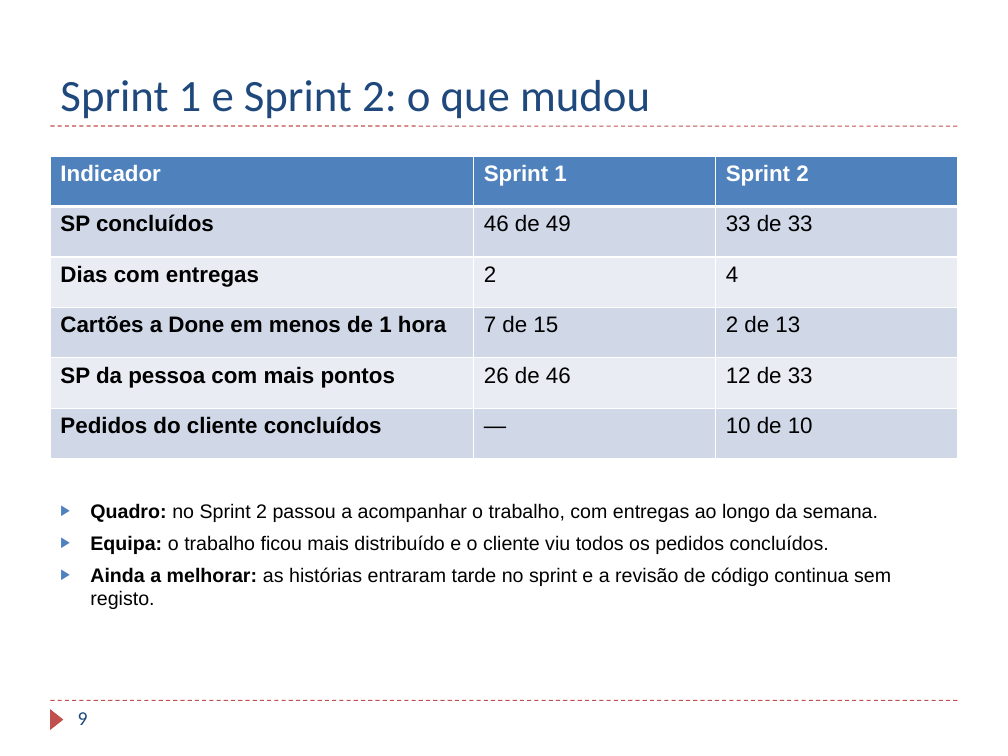
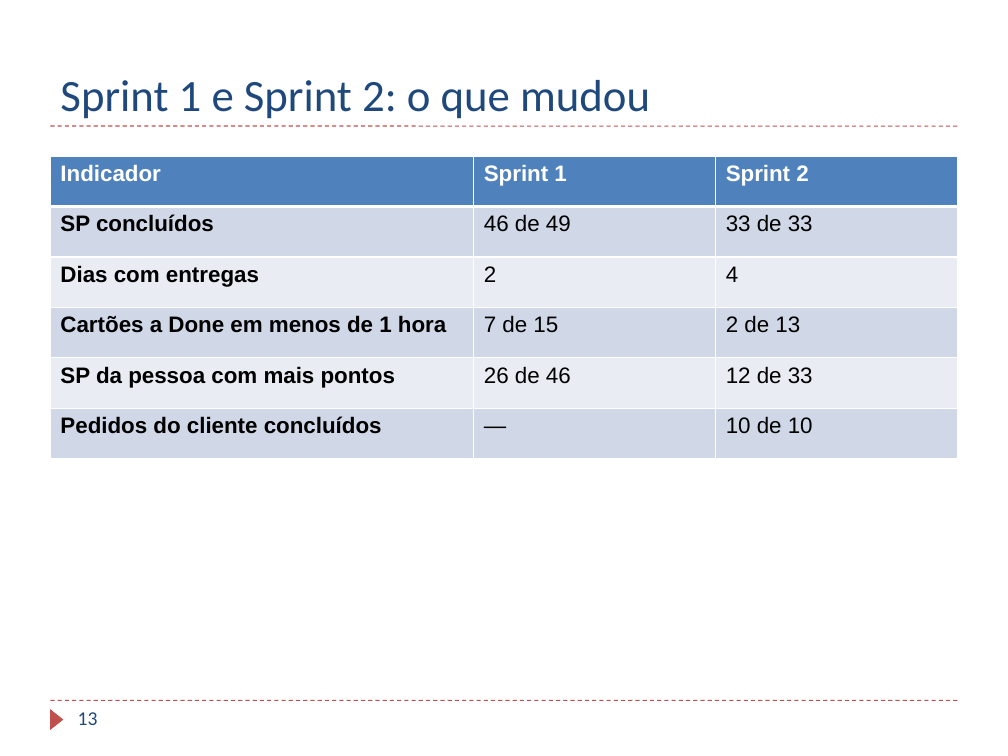
Before and after one commit to TaniaBmGuedes/MDS-TP4, a slide deck: slide 13 of entrega/07_Apresentacao_Final.pptx (slide 9 before the commit). Drawn at 1008x756 pixels with LibreOffice and Linux fonts; fonts in the diff are those of the drawing; background and template pictures are left out. Boxes give left, top, right and bottom in pixels: in the first picture for what was removed or moved away, otherwise in the second. Text is boxed around its words. In the diff, an @@ line names an element or a change of style, - is before the commit and + after.

```diff
--- a/entrega/07_Apresentacao_Final.pptx
+++ b/entrega/07_Apresentacao_Final.pptx
@@ text removed at (90,503,891,609) @@
-▶ Quadro: no Sprint 2 passou a acompanhar o trabalho, com entregas ao longo da semana.
-▶ Equipa: o trabalho ficou mais distribuído e o cliente viu todos os pedidos concluídos.
-▶ Ainda a melhorar: as histórias entraram tarde no sprint e a revisão de código continua sem registo.
@@ page number at (78,712,98,725): text changed @@
-9
+13
```
Also in this commit, not shown: 6 other slides changed, 4 slides added.
